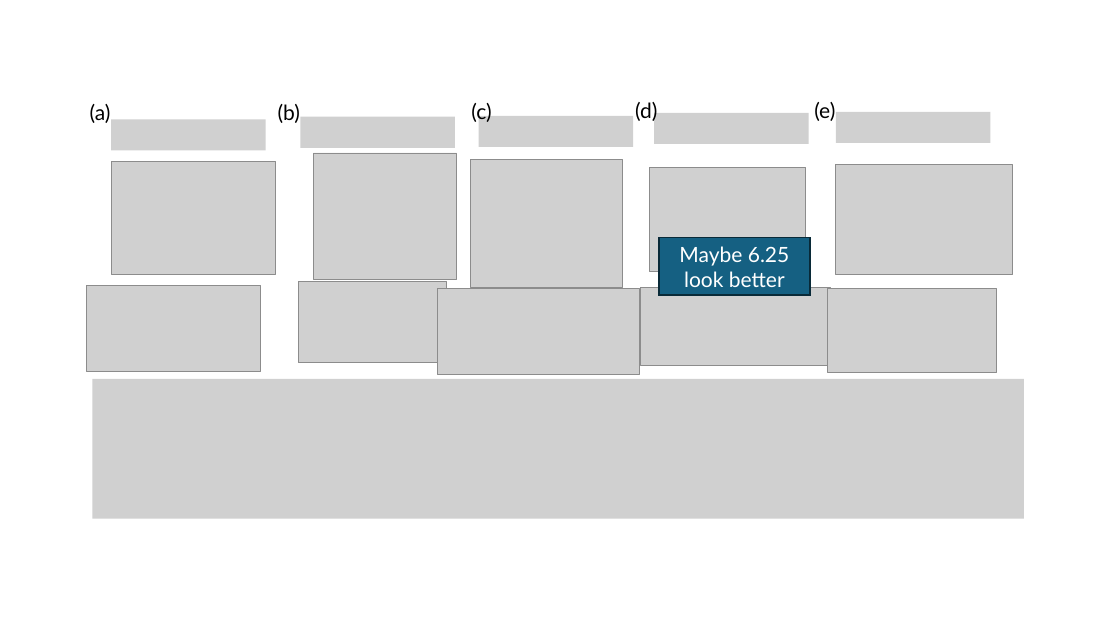
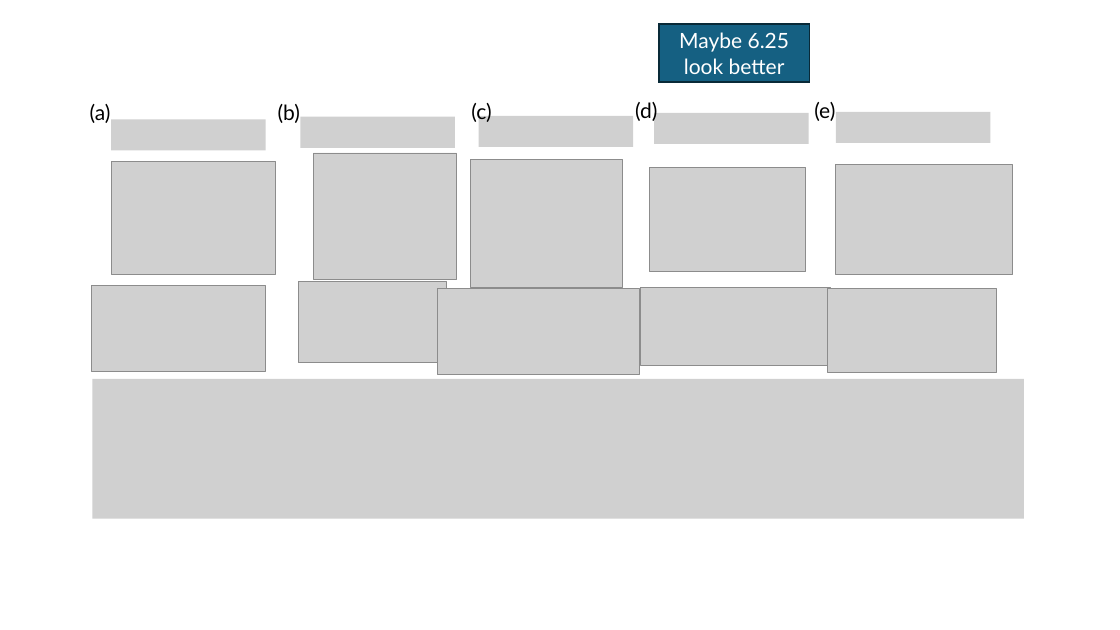
Before and after one commit to tyokokur/presentations, a slide deck: slide 3 of SYSG3_paper.pptx. Drawn at 1120x630 pixels with LibreOffice and Linux fonts; fonts in the diff are those of the drawing; grey boxes stand for pictures. Boxes give left, top, right and bottom in pixels: in the first picture for what was removed or moved away, otherwise in the second. Text is boxed around its words. In the diff, an @@ line names an element or a change of style, - is before the commit and + after.

```diff
--- a/SYSG3_paper.pptx
+++ b/SYSG3_paper.pptx
@@ rectangle "Maybe 6.25 look better": place and size @@
-rectangle "Maybe 6.25 look better" at bbox=[659, 238, 810, 295]
+rectangle "Maybe 6.25 look better" at bbox=[659, 24, 810, 82]
@@ picture: place and size @@
-picture at bbox=[87, 286, 261, 371]
+picture at bbox=[92, 286, 266, 371]
```
Also in this commit, not shown: 5 other slides changed, 1 slide added, 1 slide removed.
